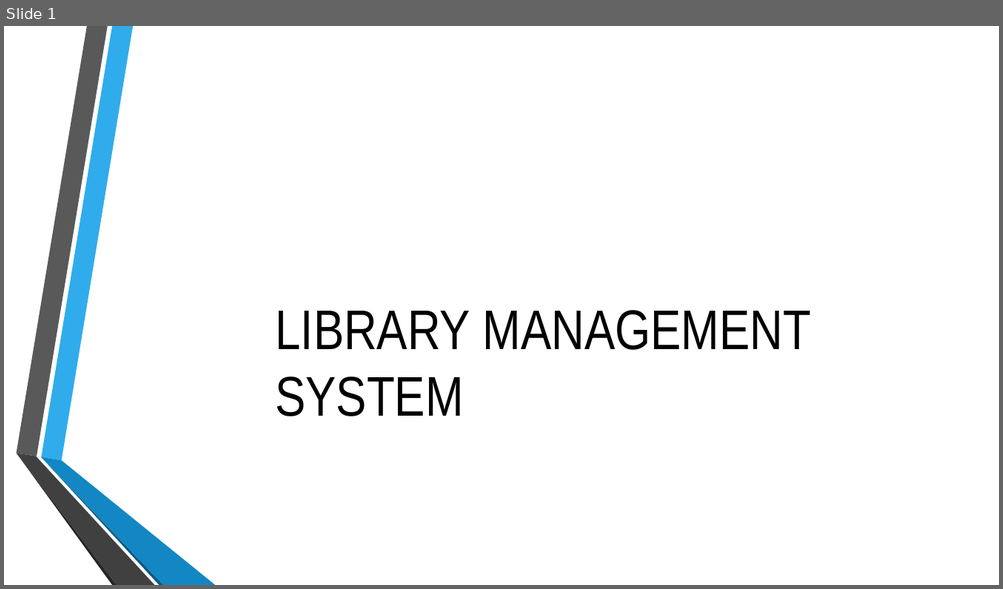
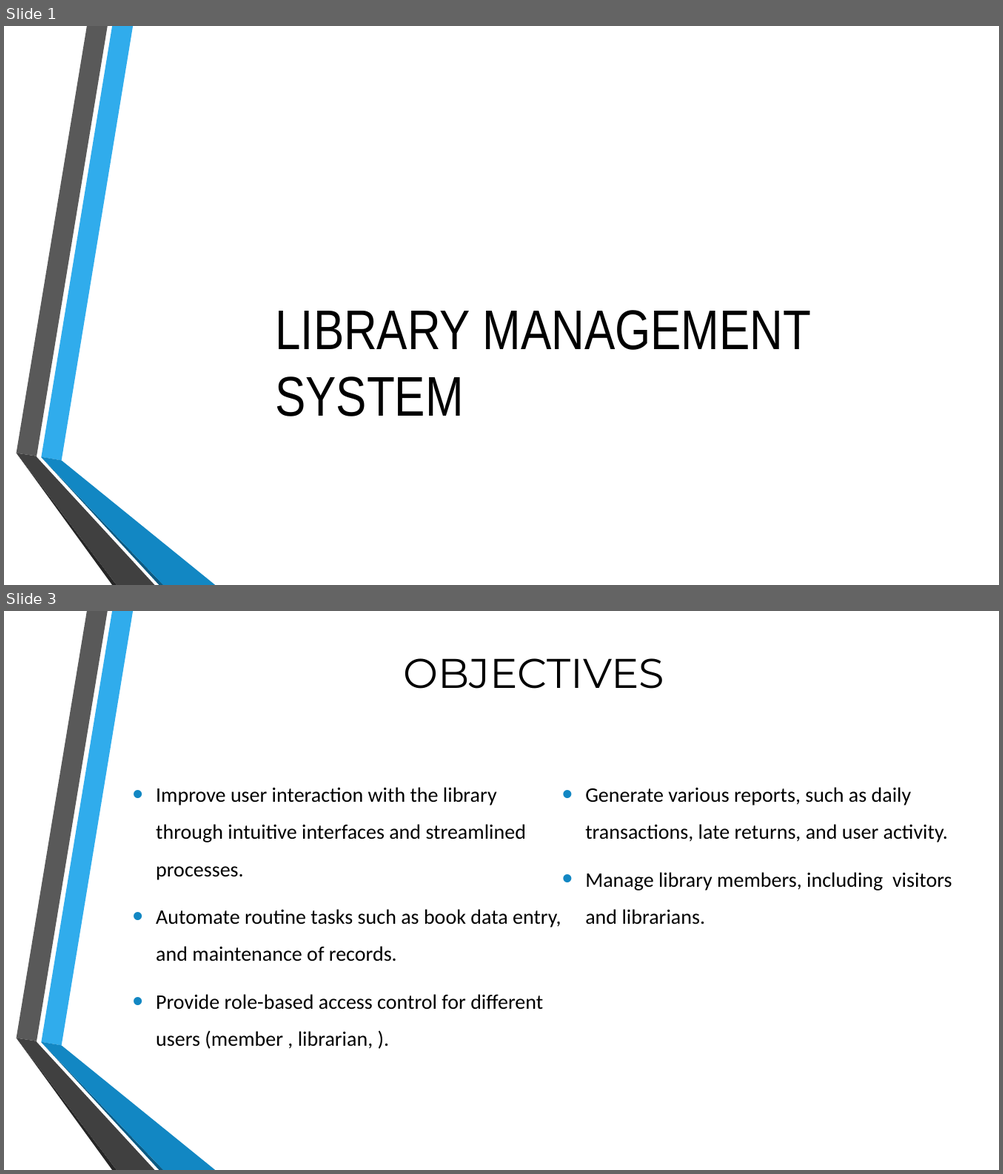
Before and after one commit to Vruchi0321/Hibernate_Project, a slide deck: LMS.pptx. Shown one above the other, each under a label of ours: slide 1 before the commit, slides 1 and 3 after it; the slides between them are not shown. The pictures are 1003x589 and 1003x1174 pixels, drawn with LibreOffice and Linux fonts; fonts in the diff are those of the drawing; background and template pictures are left out. Boxes give left, top, right and bottom in pixels: in the first picture for what was removed or moved away, otherwise in the second. Text is boxed around its words. In the diff, an @@ line names an element or a change of style, - is before the commit and + after.

```diff
--- a/LMS.pptx
+++ b/LMS.pptx
@@ slide 3 added at [4, 611, 999, 1170], background picture (left out); not listed: 6 template elements that a slide beside it also shows @@
@@ title added at [403, 658, 664, 689], 40 pt, text #000000 @@
+OBJECTIVES
@@ text added at [156, 787, 952, 1049], 20 pt, text #000000 @@
+• Improve user interaction with the library through intuitive interfaces and streamlined processes.
+• Automate routine tasks such as book data entry, and maintenance of records.
+• Provide role-based access control for different users (member , librarian, ).
+• Generate various reports, such as daily transactions, late returns, and user activity.
+• Manage library members, including visitors and librarians.
```
Also in this commit, not shown: 3 slides changed, 5 other slides added, 9 slides removed.
